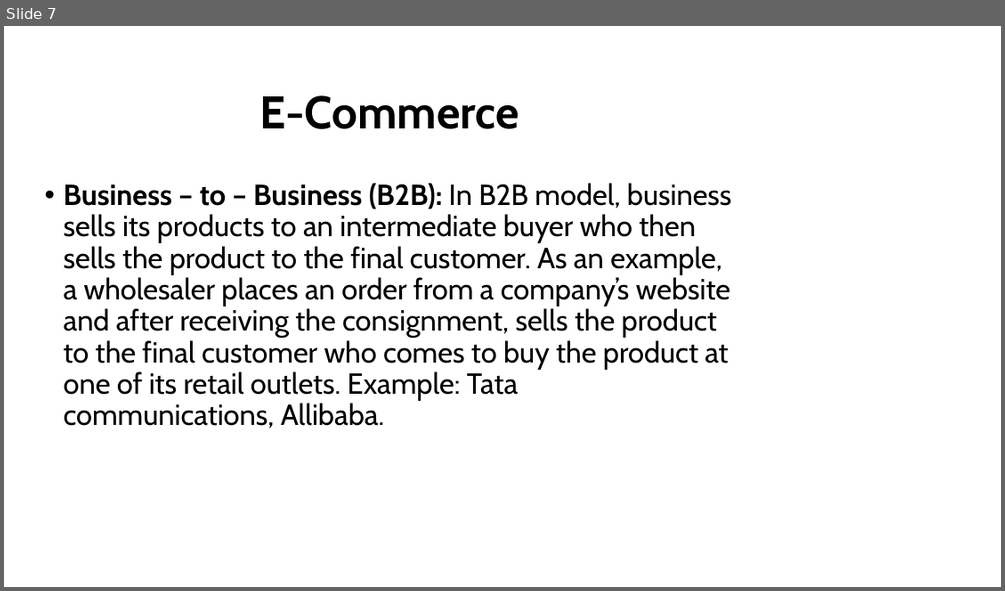
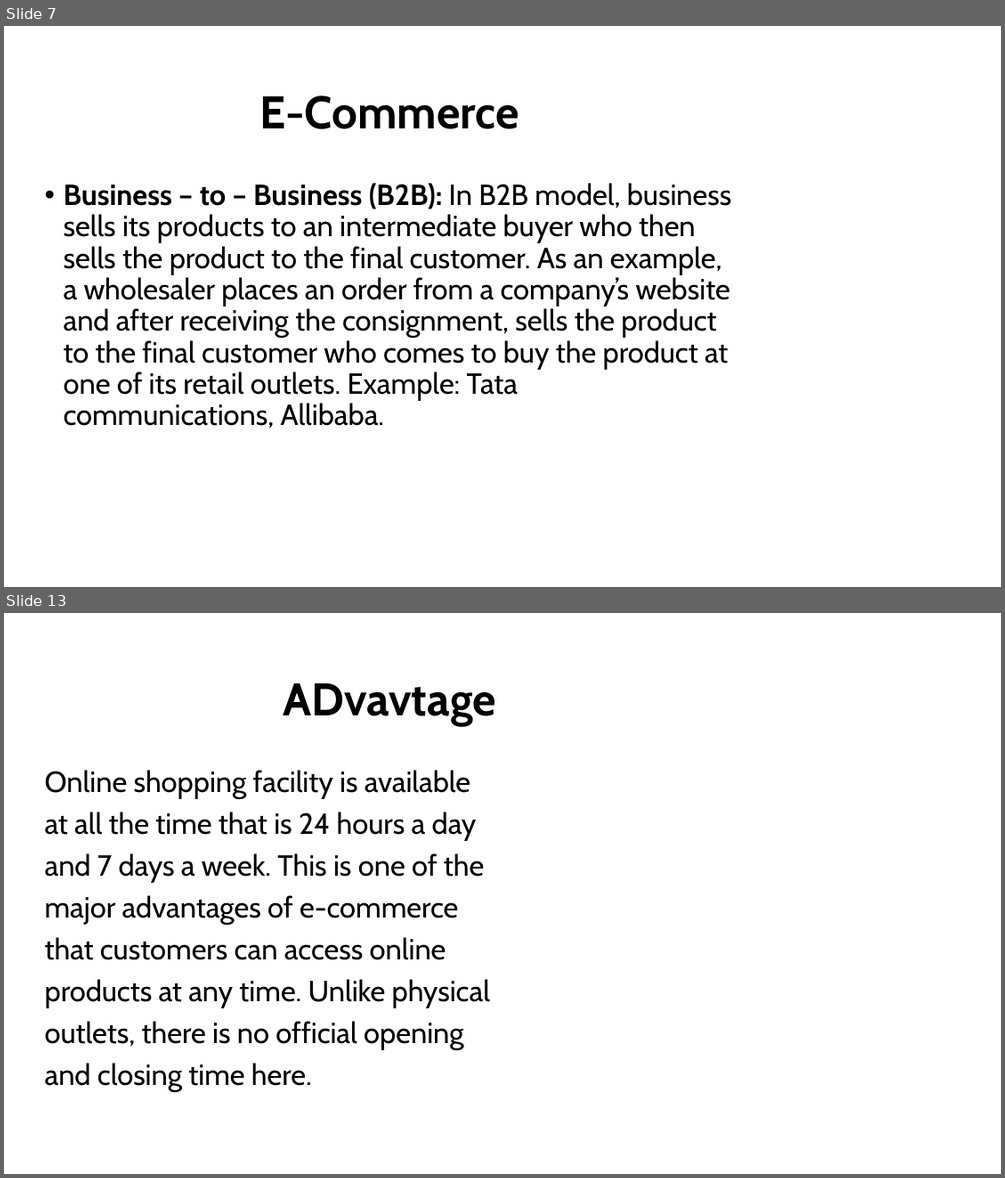
Before and after one commit to nischalpandey/PUBLIC_ASSETS, a slide deck: E-Commerce.pptx. Shown one above the other, each under a label of ours: slide 7 before the commit, slides 7 and 13 after it; the slides between them are not shown. The pictures are 1005x591 and 1005x1178 pixels, drawn with LibreOffice and Linux fonts; fonts in the diff are those of the drawing; background and template pictures are left out. Boxes give left, top, right and bottom in pixels: in the first picture for what was removed or moved away, otherwise in the second. Text is boxed around its words. In the diff, an @@ line names an element or a change of style, - is before the commit and + after.

```diff
--- a/E-Commerce.pptx
+++ b/E-Commerce.pptx
@@ slide 13 added at [4, 613, 1001, 1174], background picture (left out) @@
@@ title added at [283, 683, 496, 725], 44 pt, text #000000, bold @@
+ADvavtage
@@ text added at [45, 770, 490, 1092], 28 pt, text #000000 @@
+Online shopping facility is available
+at all the time that is 24 hours a day
+and 7 days a week. This is one of the
+major advantages of e-commerce
+that customers can access online
+products at any time. Unlike physical
+outlets, there is no official opening
+and closing time here.
```
Also in this commit, not shown: 3 slides changed, 8 other slides added.
